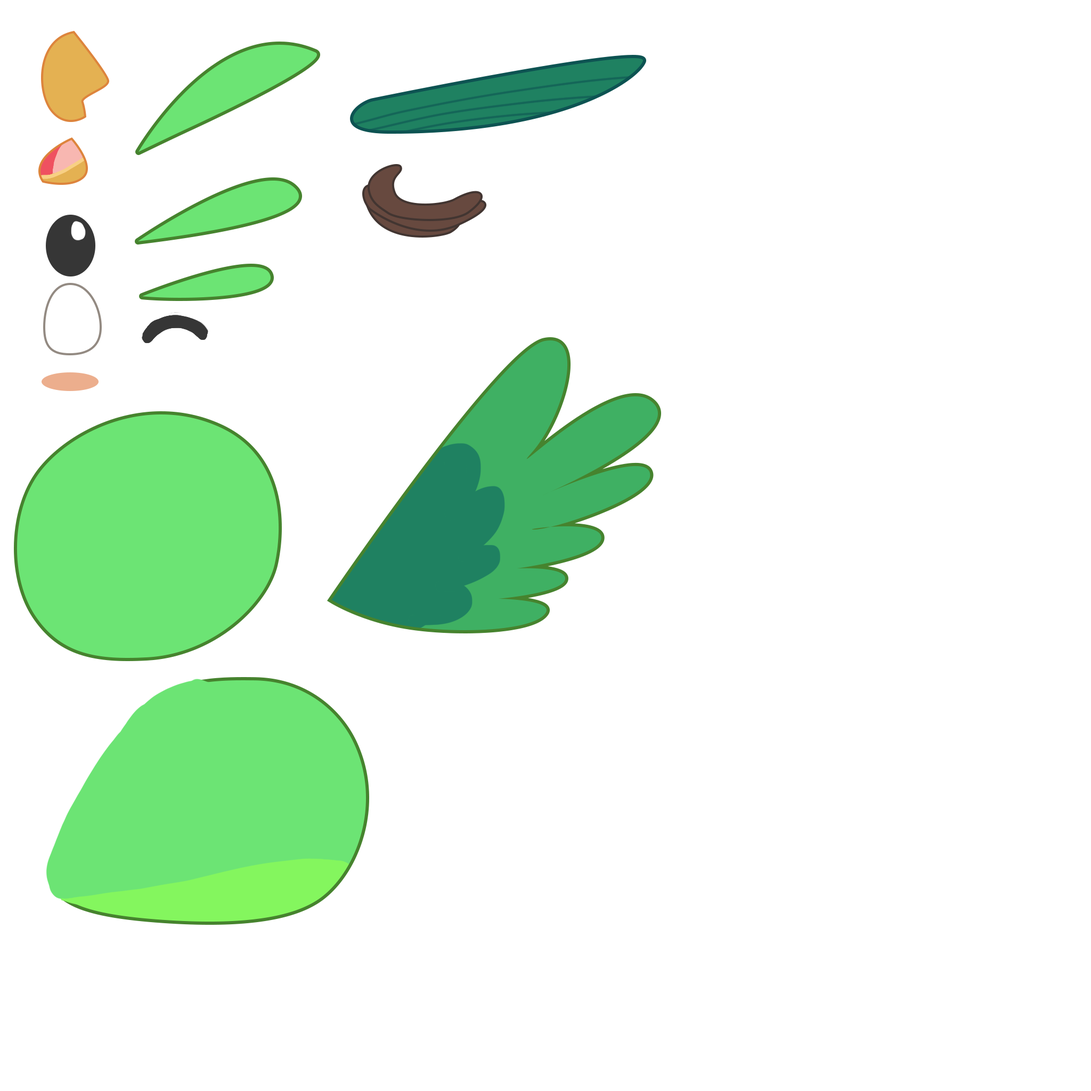
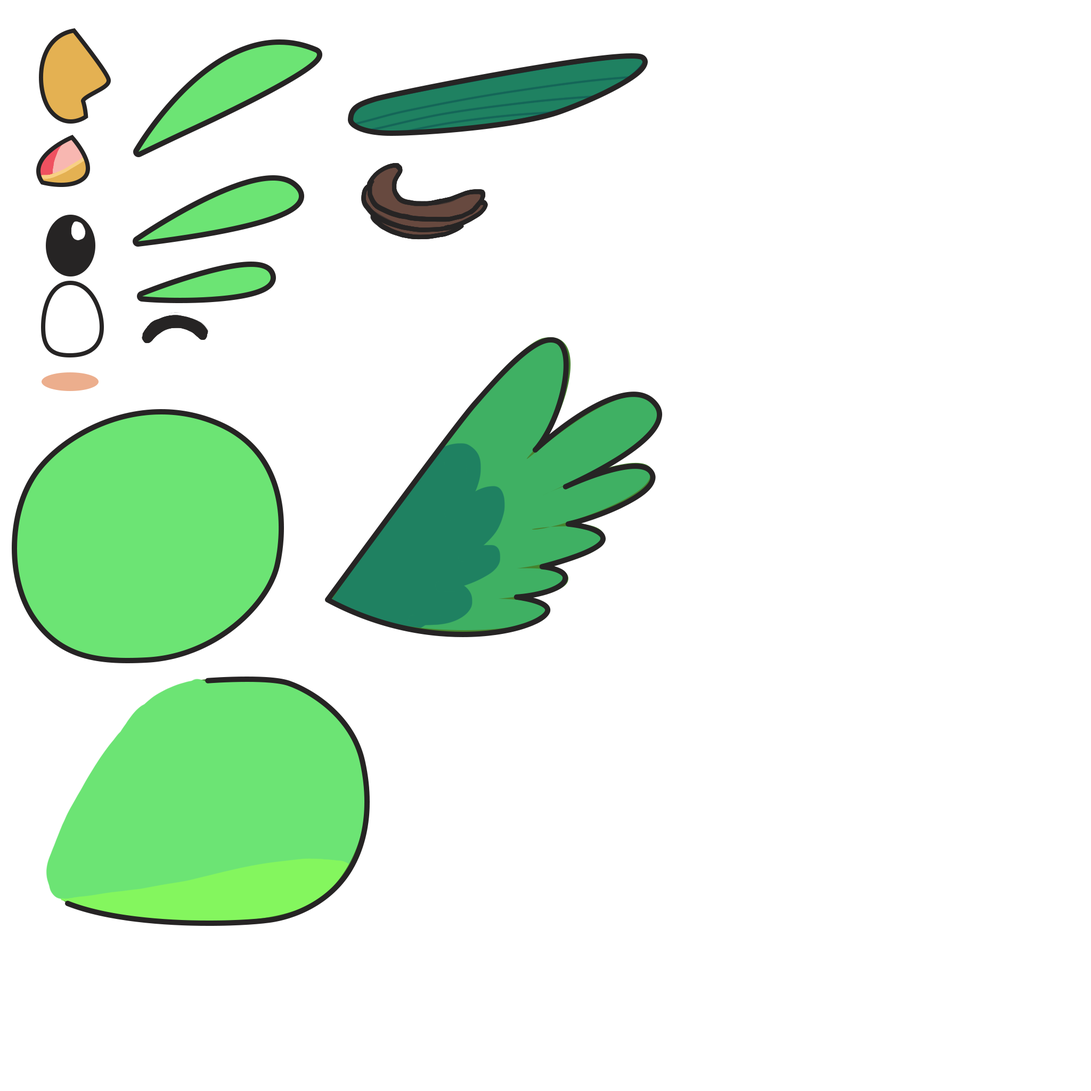
Layer changes from the first w=1091, h=1091 image to the second:
painted on "mo" (1st of 2, in "chym bay copy") over [38, 28, 111, 124]
painted on "mo 2" (1st of 2, in "chym bay copy") over [36, 134, 91, 188]
added layer "Shape 1" in group "chym bay copy" over [325, 337, 663, 638]
painted on "Layer 4" over [141, 312, 209, 344]
painted on "trong mat" (1st of 2, in "chym bay copy") over [45, 214, 96, 277]
painted on "mat trai" (1st of 2, in "chym bay copy") over [41, 280, 104, 358]
added layer "Shape 3" in group "chym bay copy" over [348, 53, 649, 136]
added layer "Shape 2" in group "chym bay copy" over [65, 676, 370, 927]
added layer "Layer 6" in group "chym bay copy" over [361, 163, 489, 240]
painted on "dau" (1st of 2, in "chym bay copy") over [11, 409, 285, 664]
painted on "toc 1" (1st of 2, in "chym bay copy") over [136, 261, 277, 304]
painted on "toc 2" (1st of 2, in "chym bay copy") over [132, 175, 305, 247]
painted on "toc 3" (1st of 2, in "chym bay copy") over [133, 39, 323, 158]
